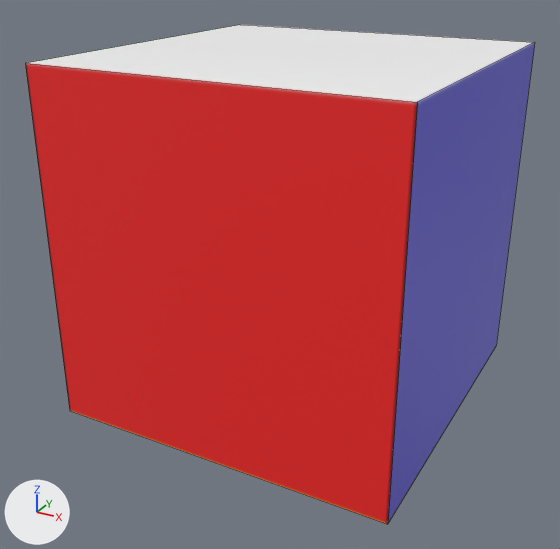
The Blender file Assets/Graphics/Cubelet.blend as it was, and as the next commit left it.
Before and after are seen from a camera (50 mm lens) standing at (1.96, -3.8, 1.58) and looking at (-0.05, -0.15, -0.25). The axes (+X, +Y, +Z) are drawn at lower left. The lights are the same throughout. Mesh edges are drawn as thin lines.
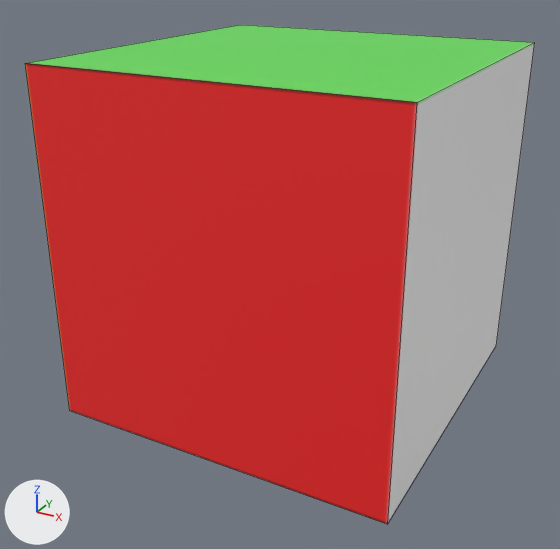
Where the newer file only moved an object's origin or applied its transform, the numbers keep the older frame.

The change, as a diff of the scene's bpy script:
```diff
--- a/Assets/Graphics/Cubelet.blend.py
+++ b/Assets/Graphics/Cubelet.blend.py
@@ mat_material_001 @@
+mat_material_001 = principled_material('Material.001')
+mat_material_001.texture = img_cubetexture_png
@@ me_cube @@
 me_cube.from_pydata(...)  # 8 vertices, 6 faces; spans x -1.0..1.0, y -1.0..1.0, z -1.0..1.0
 # used by ob_cube; location = (0.0, 0.0, 0.0); rotation_euler = (0.0, -1.571, 0.0), in degrees (0, -90, 0)
+# me_cube part 1: 6 faces spanning x -1.0..1.0, y -1.0..1.0, z -1.0..1.0 switch from mat_material (its picture is missing) to mat_material_001 (picture img_cubetexture_png)
```

Pixel boxes (x1, y1, x2, y2) of what changed, in the pictures (560 x 549 px):
part 1 of me_cube, recoloured
    both: (25, 25, 535, 524)
